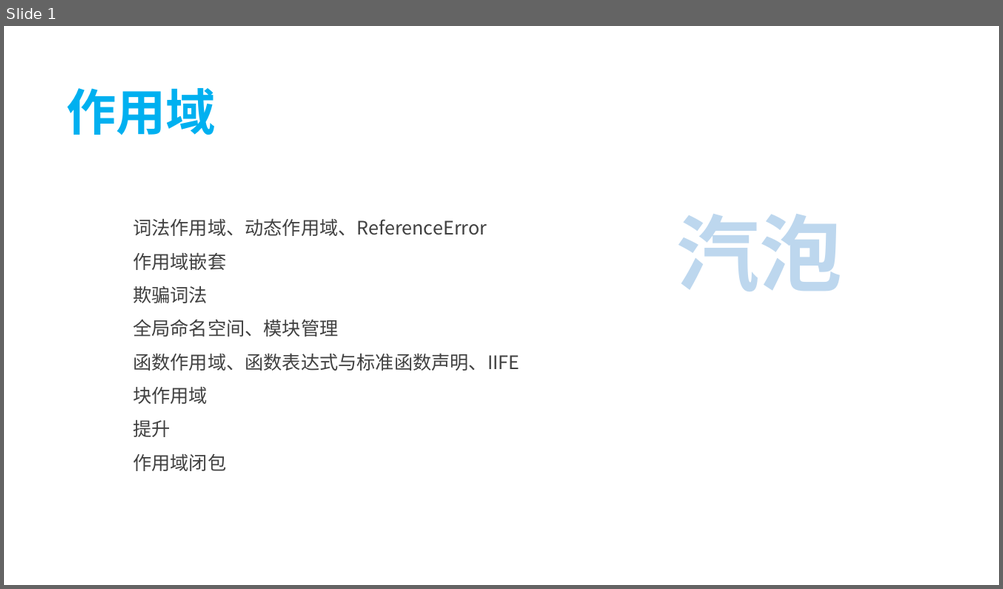
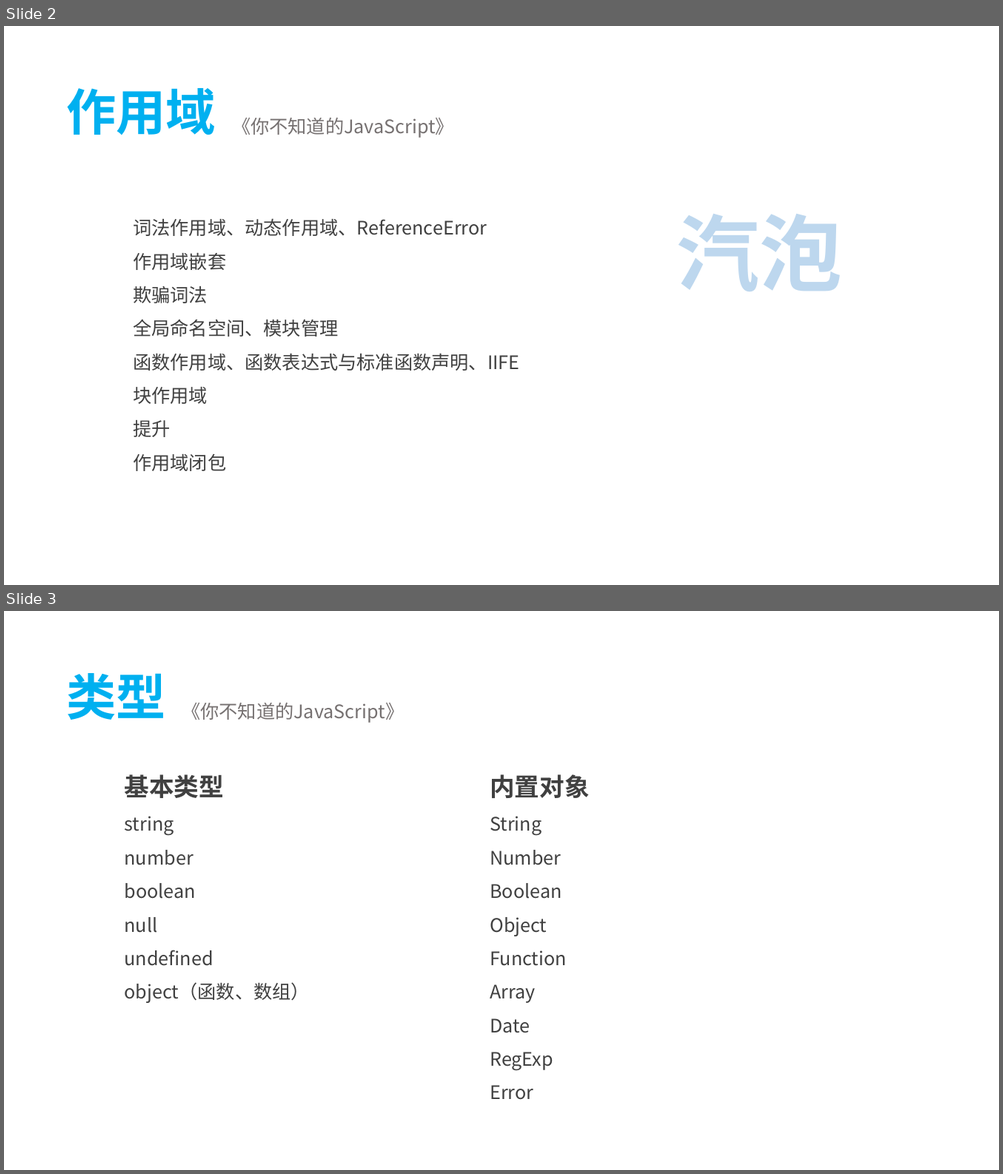
Before and after one commit to tecshuttle/interview, a slide deck: 2 前端/《你不知道的JavaScript》.pptx. Shown one above the other, each under a label of ours: slide 1 before the commit, slides 2 and 3 after it. The pictures are 1003x589 and 1003x1174 pixels, drawn with LibreOffice and Linux fonts; fonts in the diff are those of the drawing. Boxes give left, top, right and bottom in pixels: in the first picture for what was removed or moved away, otherwise in the second. Text is boxed around its words. In the diff, an @@ line names an element or a change of style, - is before the commit and + after.

```diff
--- a/2 前端/《你不知道的JavaScript》.pptx
+++ b/2 前端/《你不知道的JavaScript》.pptx
@@ slide 3 added at (4,611,999,1170), background #FFFFFF @@
@@ text added at (66,673,165,720), 48 pt, text #00B0F0, bold @@
+类型
@@ text added at (182,703,404,723), 18 pt, text #767171 @@
+《你不知道的JavaScript》
@@ text added at (125,775,310,1003), 18 pt, text #404040 @@
+基本类型
+string
+number
+boolean
+null
+undefined
+object（函数、数组）
@@ text added at (489,775,589,1100), 18 pt, text #404040 @@
+内置对象
+String
+Number
+Boolean
+Object
+Function
+Array
+Date
+RegExp
+Error
@@ what was slide 1 is now slide 2 @@
@@ slide 2 changed as well @@
@@ text added at (232,118,454,138), 18 pt, text #767171 @@
+《你不知道的JavaScript》
```
Also in this commit, not shown: 9 other slides added, 2 other files.
